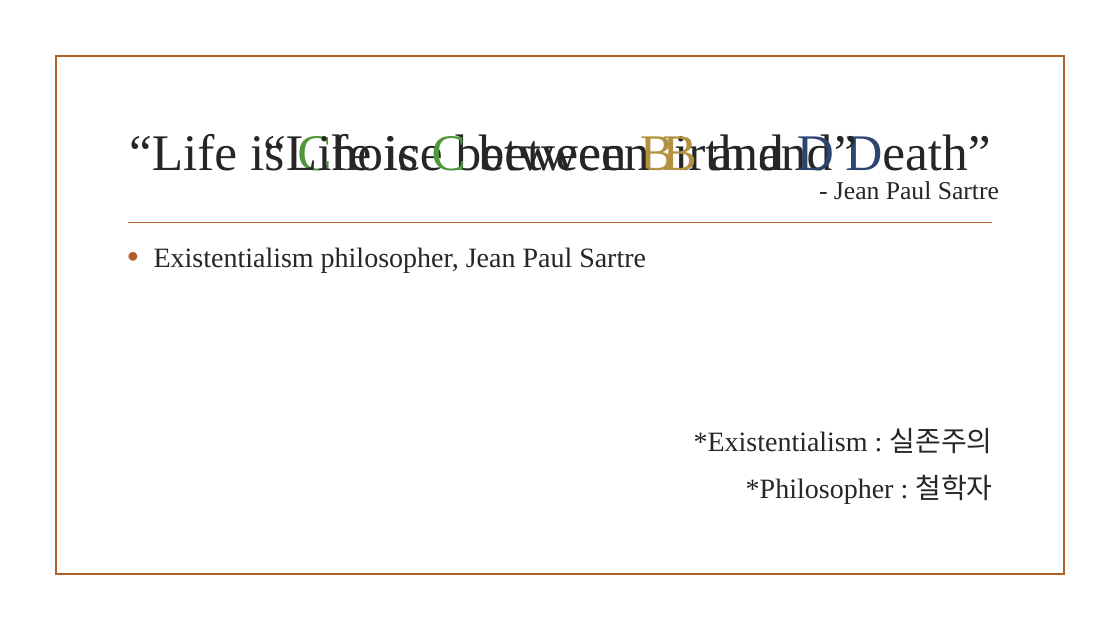
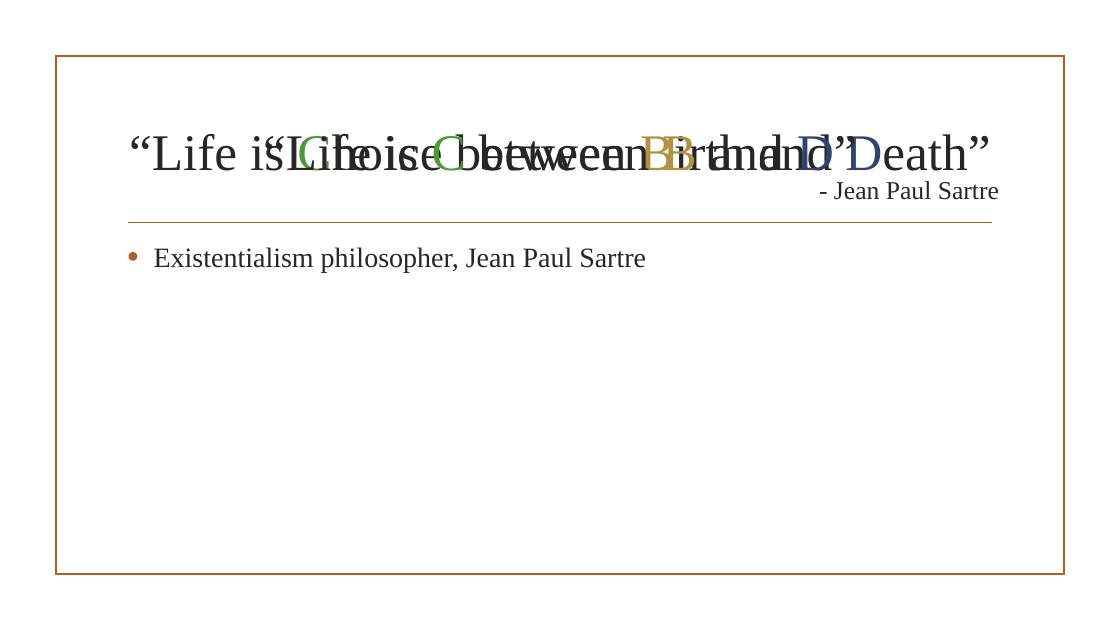
Before and after one commit to realette/back_up_files, a slide deck: slide 2 of Do choose and do exist.pptx. Drawn at 1120x630 pixels with LibreOffice and Linux fonts; fonts in the diff are those of the drawing; background and template pictures are left out. Boxes give left, top, right and bottom in pixels: in the first picture for what was removed or moved away, otherwise in the second. Text is boxed around its words. In the diff, an @@ line names an element or a change of style, - is before the commit and + after.

```diff
--- a/Do choose and do exist.pptx
+++ b/Do choose and do exist.pptx
@@ text at bbox=[694, 428, 993, 503]: paragraphs removed @@
-*Existentialism : 실존주의
-*Philosopher : 철학자
```
Also in this commit, not shown: 5 other slides changed, 1 slide removed.
